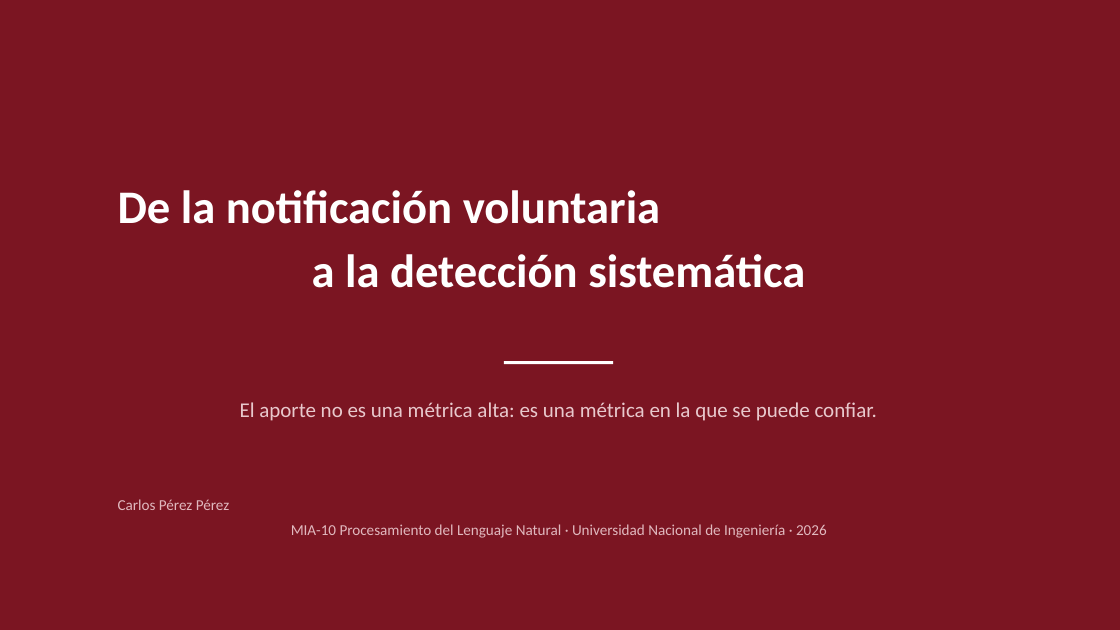
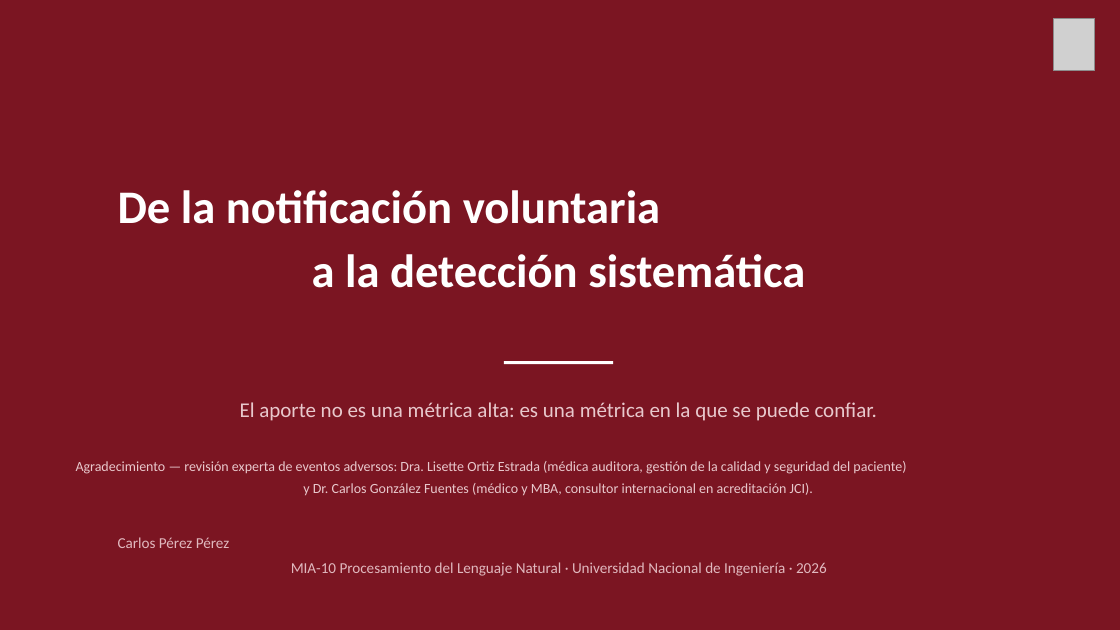
Before and after one commit to carlosperez100/PLN_SP, a slide deck: slide 30 of presentacion/Presentacion_Trabajo_Final_PLN_CarlosPerez.pptx (slide 29 before the commit). Drawn at 1120x630 pixels with LibreOffice and Linux fonts; fonts in the diff are those of the drawing; grey boxes stand for pictures. Boxes give left, top, right and bottom in pixels: in the first picture for what was removed or moved away, otherwise in the second. Text is boxed around its words. In the diff, an @@ line names an element or a change of style, - is before the commit and + after.

Commit message:
Exposicion 16-ago: deck final de 35 laminas (mapa del estado del arte, anexos con figuras, matriz de confusion ERSP, agradecimientos), paper 14 pag con institucion anonimizada y Figura 2 de confusion, anexo de metodologia de busqueda

```diff
--- a/presentacion/Presentacion_Trabajo_Final_PLN_CarlosPerez.pptx
+++ b/presentacion/Presentacion_Trabajo_Final_PLN_CarlosPerez.pptx
@@ picture added at bbox=[1054, 18, 1095, 71] @@
@@ text added at bbox=[76, 461, 906, 495], 12 pt, text #E8C8CC @@
+Agradecimiento — revisión experta de eventos adversos: Dra. Lisette Ortiz Estrada (médica auditora, gestión de la calidad y seguridad del paciente)
+y Dr. Carlos González Fuentes (médico y MBA, consultor internacional en acreditación JCI).
@@ text "Carlos Pérez Pérez MIA-10 Procesamiento ...": place and size @@
-text "Carlos Pérez Pérez MIA-10 Procesamiento ..." at bbox=[118, 499, 827, 538]
+text "Carlos Pérez Pérez MIA-10 Procesamiento ..." at bbox=[118, 537, 827, 576]
```
Also in this commit, not shown: 28 other slides changed, 6 slides added, 18 other files.
